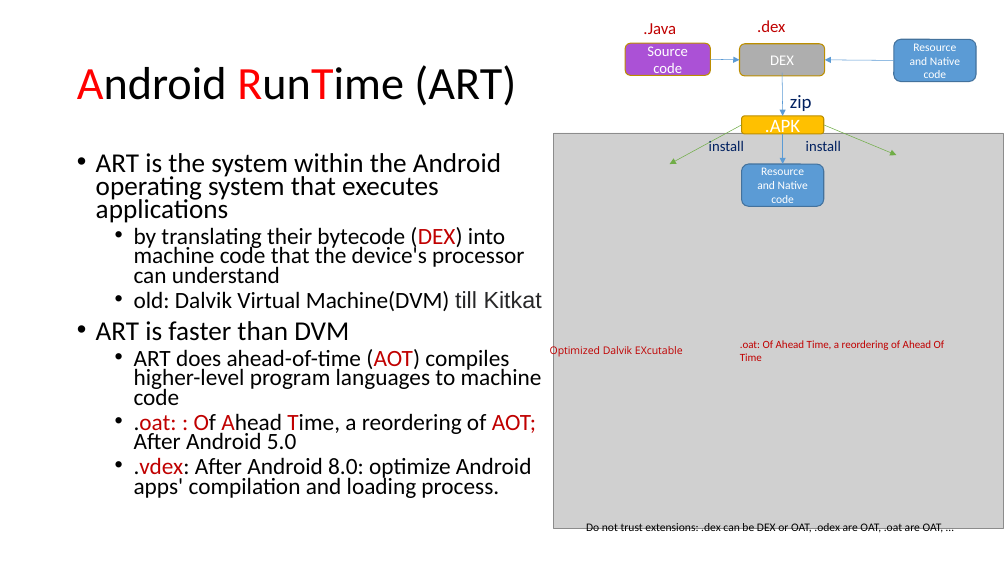
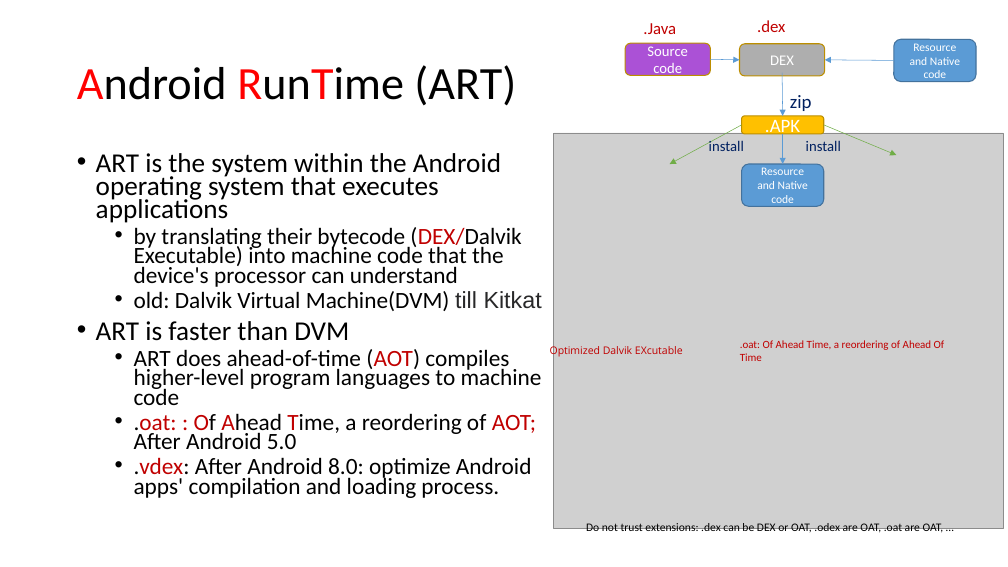
Before and after one commit to frankwxu/digital-forensics-lab, a slide deck: slide 15 of Andriod10/0_Intro_Pixel3_Andriod10.pptx. Drawn at 1008x567 pixels with LibreOffice and Linux fonts; fonts in the diff are those of the drawing; grey boxes stand for pictures; background and template pictures are left out. Boxes give left, top, right and bottom in pixels: in the first picture for what was removed or moved away, otherwise in the second. Text is boxed around its words. In the diff, an @@ line names an element or a change of style, - is before the commit and + after.

```diff
--- a/Andriod10/0_Intro_Pixel3_Andriod10.pptx
+++ b/Andriod10/0_Intro_Pixel3_Andriod10.pptx
@@ text at <box>134,227,521,287</box>: text changed @@
-  • by translating their bytecode (DEX) into machine code that the device's processor can understand
+  • by translating their bytecode (DEX/Dalvik Executable) into machine code that the device's processor can understand
```
Also in this commit, not shown: 11 other slides changed, 1 slide added, 3 other files.
